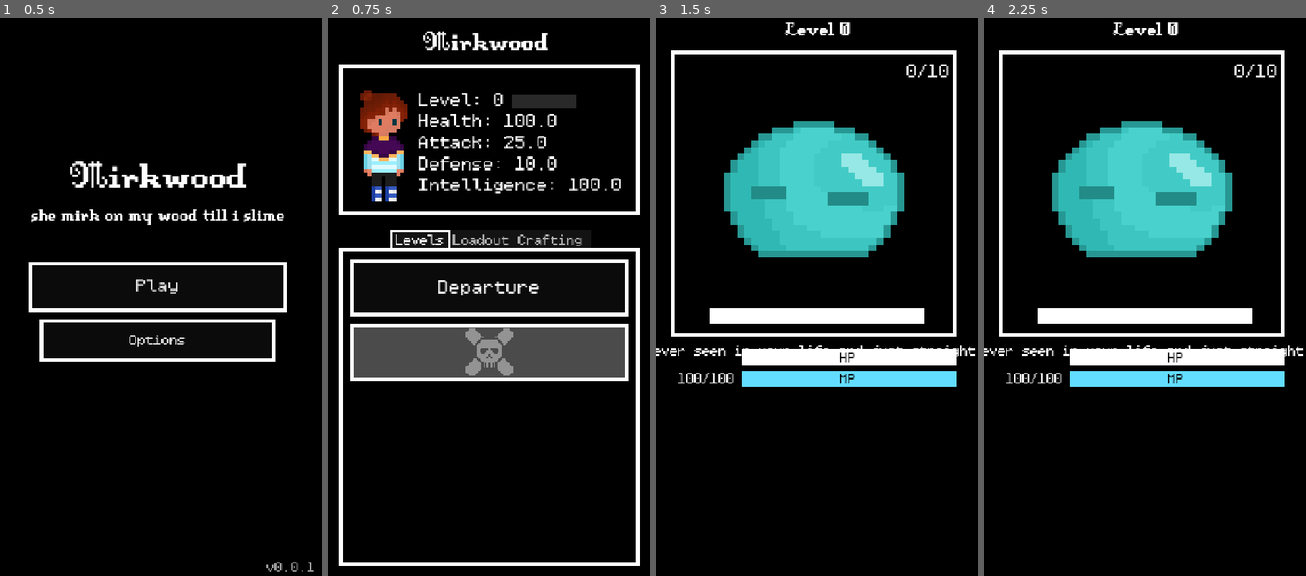
Above: before the commit, frames 1-4 (left to right).
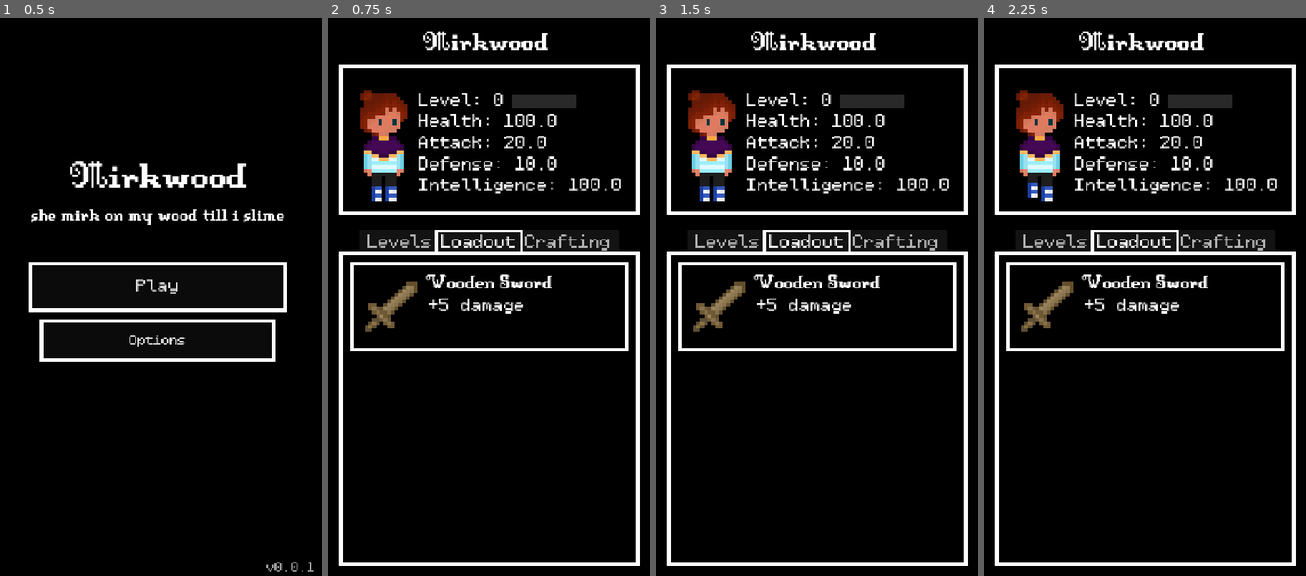
Above: after the commit, the same moments.

Repository: minotaa/myrkwood
Game: Godot game, scene res://scenes/title.tscn
Same seed, same stepped clock (60 frames per second), same inputs: the game is played once before the commit and once after it.
Inputs (mouse positions are in pixels of both pictures, inside the frame that each line leads up to):
- Up to frame 1 (0.5 s): no input
- Up to frame 2 (0.75 s): click "Play" at 0.5 s
- Up to frame 3 (1.5 s): click (817, 285) at 1.25 s, where only the run before the commit has a clickable "Departure"
- Up to frame 4 (2.25 s): move the mouse to (1215, 263) at 2.02 s; click (1215, 263) at 2.17 s

Frame 1 is identical in both runs. In frame 2, 14% of the frame differs, in the area x 3-97%, y 21-66%; in frame 3, 29%, in the area x 0-100%, y 0-99%; in frame 4, 29%.
Error before the commit: Parse Error: Could not preload resource file "res://assets/shaders/damaged.tres". (res://scripts/battle.gd:23)

Commit message:
try to get started on weapons

Diff:
--- a/project.godot
+++ b/project.godot
@@ -22,11 +22,11 @@
 
 [autoload]
 
+Items="*res://scripts/items.gd"
+Inventories="*res://scripts/inventories.gd"
+Levels="*res://scripts/levels.gd"
 Game="*res://scripts/game.gd"
 Enemies="*res://scripts/enemies.gd"
-Levels="*res://scripts/levels.gd"
-Items="*res://scripts/items.gd"
-Inventories="*res://scripts/inventories.gd"
 
 [display]
 
--- a/scenes/menu.tscn
+++ b/scenes/menu.tscn
@@ -8,6 +8,7 @@
 [ext_resource type="Texture2D" uid="uid://c7ub8fs3lrivp" path="res://assets/sprites/c4.png" id="5_bppoq"]
 [ext_resource type="Texture2D" uid="uid://dhxet74lst4h8" path="res://assets/sprites/c5.png" id="6_0u63j"]
 [ext_resource type="FontFile" uid="uid://dalt11g8b1g2k" path="res://assets/fonts/Kitchen Sink.ttf" id="8_eelid"]
+[ext_resource type="Texture2D" uid="uid://d0mmrbctam71x" path="res://assets/sprites/items.png" id="9_5sulo"]
 
 [sub_resource type="FontVariation" id="FontVariation_loxei"]
 base_font = ExtResource("1_x0qtr")
@@ -97,6 +98,18 @@
 expand_margin_left = 8.0
 expand_margin_right = 8.0
 
+[sub_resource type="AtlasTexture" id="AtlasTexture_gfi17"]
+atlas = ExtResource("9_5sulo")
+region = Rect2(0, 0, 16, 16)
+
+[sub_resource type="LabelSettings" id="LabelSettings_ppsm6"]
+font = ExtResource("1_x0qtr")
+font_size = 51
+
+[sub_resource type="LabelSettings" id="LabelSettings_n8bds"]
+font = ExtResource("8_eelid")
+font_size = 32
+
 [node name="Menu" type="Node2D"]
 position = Vector2(0, 32)
 script = ExtResource("1_ymrvc")
@@ -224,7 +237,7 @@
 grow_vertical = 2
 theme_override_constants/side_margin = 8
 theme_override_fonts/font = ExtResource("8_eelid")
-theme_override_font_sizes/font_size = 24
+theme_override_font_sizes/font_size = 32
 theme_override_styles/tab_focus = SubResource("StyleBoxEmpty_0el36")
 theme_override_styles/tab_disabled = SubResource("StyleBoxFlat_p784s")
 theme_override_styles/panel = SubResource("StyleBoxFlat_ob78k")
@@ -232,9 +245,10 @@
 theme_override_styles/tab_hovered = SubResource("StyleBoxFlat_2g4it")
 theme_override_styles/tab_unselected = SubResource("StyleBoxFlat_twohf")
 tab_alignment = 1
-current_tab = 0
+current_tab = 1
 
 [node name="Levels" type="Control" parent="UI/Main/TabContainer"]
+visible = false
 layout_mode = 2
 metadata/_tab_index = 0
 
@@ -245,6 +259,7 @@
 anchor_bottom = 1.0
 offset_left = 16.0
 offset_top = 16.0
+offset_right = -16.0
 offset_bottom = -8.0
 grow_horizontal = 2
 grow_vertical = 2
@@ -256,9 +271,79 @@
 alignment = 1
 
 [node name="Loadout" type="Control" parent="UI/Main/TabContainer"]
-visible = false
 layout_mode = 2
 metadata/_tab_index = 1
+
+[node name="Weapon" type="Control" parent="UI/Main/TabContainer/Loadout"]
+layout_mode = 1
+anchors_preset = 8
+anchor_left = 0.5
+anchor_top = 0.5
+anchor_right = 0.5
+anchor_bottom = 0.5
+offset_left = -312.0
+offset_top = -328.0
+offset_right = 24.0
+offset_bottom = -128.0
+grow_horizontal = 2
+grow_vertical = 2
+
+[node name="Panel" type="Panel" parent="UI/Main/TabContainer/Loadout/Weapon"]
+layout_mode = 1
+anchors_preset = -1
+anchor_right = 1.19
+anchor_bottom = 1.0
+offset_right = 224.16
+grow_horizontal = 2
+grow_vertical = 2
+theme_override_styles/panel = SubResource("StyleBoxFlat_ob78k")
+
+[node name="TextureRect" type="TextureRect" parent="UI/Main/TabContainer/Loadout/Weapon"]
+layout_mode = 1
+anchors_preset = 4
+anchor_top = 0.5
+anchor_bottom = 0.5
+offset_left = 24.0
+offset_top = -64.0
+offset_right = 160.0
+offset_bottom = 64.0
+grow_vertical = 2
+texture = SubResource("AtlasTexture_gfi17")
+expand_mode = 2
+
+[node name="Name" type="Label" parent="UI/Main/TabContainer/Loadout/Weapon"]
+texture_filter = 1
+layout_mode = 1
+anchors_preset = 8
+anchor_left = 0.5
+anchor_top = 0.5
+anchor_right = 0.5
+anchor_bottom = 0.5
+offset_left = 2.5
+offset_top = -80.0
+offset_right = 285.5
+offset_bottom = -28.0
+grow_horizontal = 2
+grow_vertical = 2
+text = "Wooden Sword"
+label_settings = SubResource("LabelSettings_ppsm6")
+
+[node name="Description" type="Label" parent="UI/Main/TabContainer/Loadout/Weapon"]
+texture_filter = 1
+layout_mode = 1
+anchors_preset = 8
+anchor_left = 0.5
+anchor_top = 0.5
+anchor_right = 0.5
+anchor_bottom = 0.5
+offset_left = 8.0
+offset_top = -20.0
+offset_right = 424.0
+offset_bottom = 76.0
+grow_horizontal = 2
+grow_vertical = 2
+text = "+5 damage"
+label_settings = SubResource("LabelSettings_n8bds")
 
 [node name="Crafting" type="Control" parent="UI/Main/TabContainer"]
 visible = false
--- a/scripts/enemies.gd
+++ b/scripts/enemies.gd
@@ -36,7 +36,7 @@
 	baubles.attack_speed = 1.35
 	baubles.attack = 8.0
 	baubles.defense = 3.0
-	baubles.exp = 7.5
+	baubles.exp = 5.0
 	baubles.texture = load("res://assets/sprites/baubles.png")
 	enemies.append(baubles)
 
@@ -49,6 +49,6 @@
 	slime.attack_speed = 1.0
 	slime.attack = 20.0
 	slime.defense = 1.0
-	slime.exp = 10.0
+	slime.exp = 15.0
 	slime.texture = load("res://assets/sprites/slime.png")
 	enemies.append(slime)
--- a/scripts/game.gd
+++ b/scripts/game.gd
@@ -38,6 +38,8 @@
 			Inventories.equipment.set_list_from_save(data["equipment"])
 		if data.has("drops"):
 			Inventories.drops.set_list_from_save(data["drops"])
+		if data.has("equipped_weapon"):
+			Inventories.equipment.weapon = Items.get_item_by_id(data["equipped_weapon"])
 
 	print("Loaded the game.")
 	did_the_game_load_yet_also_big_boobs = true
@@ -46,8 +48,9 @@
 	return {
 		"highest_completed_level": highest_completed_level,
 		"exp": exp,
-		"equipment": equipment,
-		"drops": drops
+		"equipment": Inventories.equipment.to_list(),
+		"drops": Inventories.drops.to_list(),
+		"equipped_weapon": Inventories.equipment.weapon.id
 	}
 
 func save_game(_data: Dictionary, reason: String):
@@ -67,8 +70,7 @@
 	return attack_speed
 
 func get_attack() -> float:
-	var attack = 25.0
-	attack += 2 * get_level()
+	var attack = 20.0
 	return attack
 
 func get_max_health() -> float:
--- a/scripts/items.gd
+++ b/scripts/items.gd
@@ -5,8 +5,20 @@
 func get_item_by_id(id: int) -> ItemType:
 	for item in items:
 		if item.id == id:
+			if item is Sword:
+				return (item as Sword)
 			return item
 	return null
 
 func _ready() -> void:
-	pass
+	var wooden_sword = Sword.new()
+	wooden_sword.id = 0
+	wooden_sword.description = "+5 damage"
+	wooden_sword.name = "Wooden Sword"
+	var atlas = AtlasTexture.new()
+	atlas.atlas = load("res://assets/sprites/items.png")
+	atlas.region = Rect2(0.0, 0.0, 16.0, 16.0)
+	wooden_sword.texture = atlas
+	wooden_sword.damage = 5
+	wooden_sword.type = "WEAPON"
+	items.append(wooden_sword)
--- a/scripts/types/equipment_bag.gd
+++ b/scripts/types/equipment_bag.gd
@@ -1,2 +1,4 @@
 extends Bag
 class_name EquipmentBag
+
+var weapon: Sword = Items.get_item_by_id(0)
--- a/scripts/types/item_type.gd
+++ b/scripts/types/item_type.gd
@@ -5,6 +5,5 @@
 var id: int
 var description: String
 var rarity: String = "COMMON" # COMMON, UNCOMMON, RARE, EPIC, LEGENDARY
-var cost: float
-var sell_price: float
+var type: String = "MISC"
 var texture: Texture
--- /dev/null
+++ b/scripts/types/sword.gd
@@ -0,0 +1,8 @@
+extends ItemType
+class_name Sword
+
+var damage = 0.0
+var attack_speed = 0.0
+
+func on_hit(enemy: Enemy, final_damage: float) -> void:
+	pass
Binary file changed: assets/sprites/items.png
Not shown: 1 places in scenes/menu.tscn that only renumber resources
